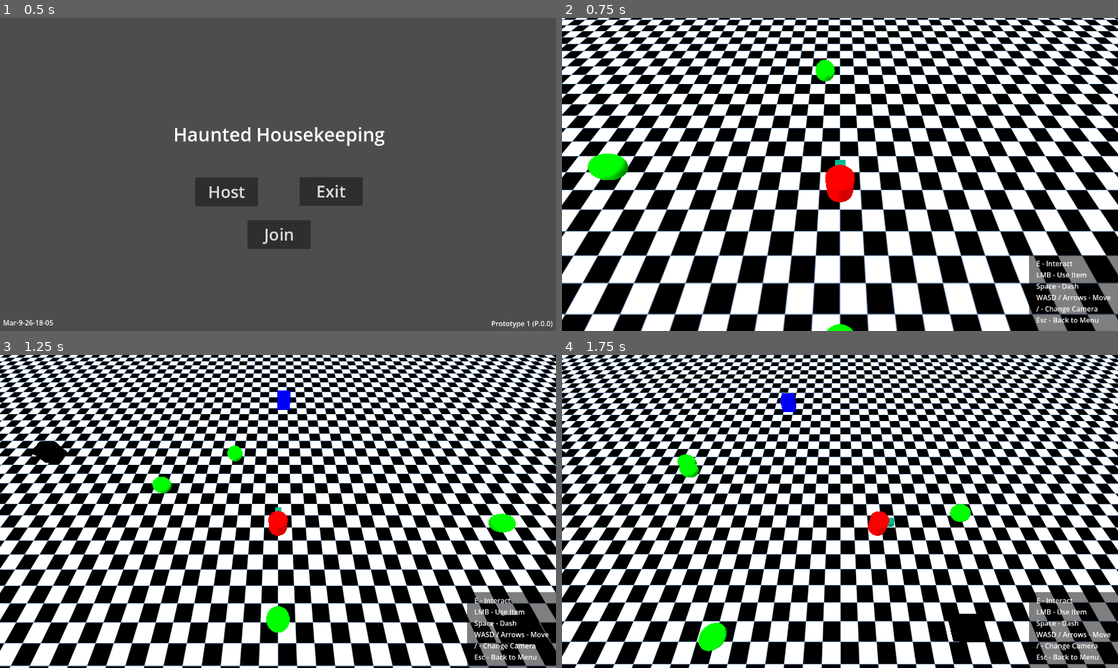
Above: before the commit, frames 1-4 (two rows, left to right).
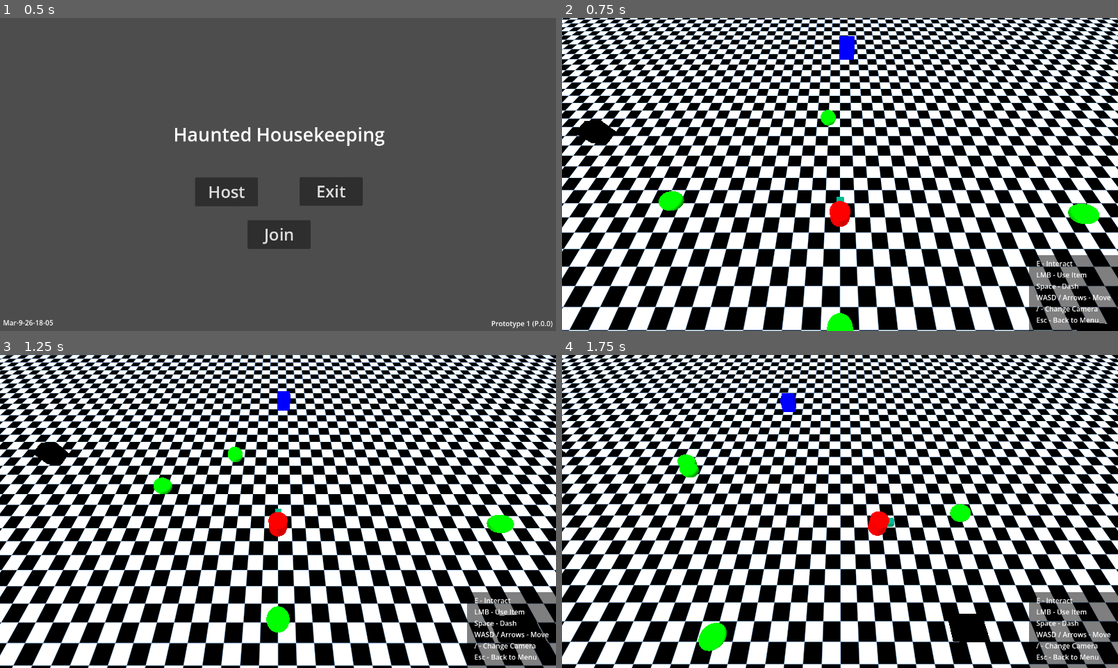
Above: after the commit, the same moments.

Repository: 0rbios/Haunted-Housekeeping
Game: Godot game, scene res://Maps/Main Menu/main_menu.tscn
Two runs of this game, one before a commit and one after it. Both use one fixed random seed, a clock stepped at 60 frames per second and the inputs below.
Inputs (mouse positions are in pixels of both pictures, inside the frame that each line leads up to):
- Up to frame 1 (0.5 s): no input
- Up to frame 2 (0.75 s): click "Host" at 0.5 s
- Up to frame 3 (1.25 s): no input
- Up to frame 4 (1.75 s): move the mouse to (962, 495) at 1.27 s; hold D (Right) from 1.28 s (still down); tap Space (Dash) at 1.35 s

Frame 1 is identical in both runs. In frame 2, 62% of the frame differs, in the area x 0-100%, y 0-100%; in frame 3, 30%; in frame 4, 0.2%.

Commit message:
Client Can Connect - Client And Server Both Update Player Position / Rotation - Client Camera Broken

Diff:
--- a/Multiplayer/multiplayer_handler.gd
+++ b/Multiplayer/multiplayer_handler.gd
@@ -3,14 +3,10 @@
 const PORT = 6666
 const IPADDRESS = "localhost"
 
-const PLAYER = preload("res://Objects/Player/player.tscn")
-const CAM = preload("res://Objects/Camera/camera.tscn")
-
 func _ready():
 	if MultiplayerSettings.clientType == "host":
 		create_server()
-		spawn_player(multiplayer.get_unique_id())
-	else:
+	elif MultiplayerSettings.clientType == "client":
 		create_client()
 
 func create_server():
@@ -22,13 +18,3 @@
 	var peer = ENetMultiplayerPeer.new()
 	peer.create_client(IPADDRESS, PORT)
 	multiplayer.multiplayer_peer = peer
-
-func spawn_player(playerID: int):
-	var player = PLAYER.instantiate()
-	player.name = str(playerID)
-	$"..".add_child.call_deferred(player)
-
-	var camera = CAM.instantiate()
-	camera.name = str(playerID) + "Cam"
-	camera.following = player
-	$"..".add_child.call_deferred(camera)
--- /dev/null
+++ b/Multiplayer/multiplayer_spawner.gd
@@ -0,0 +1,21 @@
+extends MultiplayerSpawner
+
+@export var networkPlayer: PackedScene
+@export var networkCamera: PackedScene
+
+func _ready():
+	multiplayer.peer_connected.connect(spawn_player)
+	spawn_player(multiplayer.get_unique_id())
+
+func spawn_player(id: int):
+	if !multiplayer.is_server(): return
+
+	var player = networkPlayer.instantiate()
+	player.name = str(id)
+	get_node(spawn_path).call_deferred("add_child", player)
+
+	var camera = networkCamera.instantiate()
+	camera.name = str(id) + "Camera"
+	camera.following = player
+	camera.position.y = 10
+	get_node(spawn_path).call_deferred("add_child", camera)
--- a/Objects/Camera/scripts/camera.gd
+++ b/Objects/Camera/scripts/camera.gd
@@ -8,6 +8,9 @@
 @onready var following
 
 # Functions --------------------
+
+func _enter_tree():
+	set_multiplayer_authority(following.name.to_int())
 
 func _physics_process(_delta):
 	if Input.is_action_just_pressed("SwitchCam"):
--- a/Objects/Player/Scripts/player_movement.gd
+++ b/Objects/Player/Scripts/player_movement.gd
@@ -16,7 +16,12 @@
 
 # Functions --------------------
 
+func _enter_tree():
+	set_multiplayer_authority(name.to_int())
+
 func _physics_process(_delta):
+	if !is_multiplayer_authority(): return
+
 	if carryingNode != null:
 		if Input.is_action_pressed("Use"):
 			carryingNode.position.z = -1
--- a/Objects/Player/player.tscn
+++ b/Objects/Player/player.tscn
@@ -16,10 +16,17 @@
 [sub_resource type="BoxMesh" id="BoxMesh_156m4"]
 size = Vector3(0.36, 0.745, 0.31)
 
+[sub_resource type="SceneReplicationConfig" id="SceneReplicationConfig_156m4"]
+properties/0/path = NodePath(".:rotation")
+properties/0/spawn = true
+properties/0/replication_mode = 1
+properties/1/path = NodePath(".:position")
+properties/1/spawn = true
+properties/1/replication_mode = 1
+
 [node name="Player" type="RigidBody3D" unique_id=895042765 groups=["player"]]
-axis_lock_angular_x = true
-axis_lock_angular_z = true
 gravity_scale = 0.0
+lock_rotation = true
 linear_damp_mode = 1
 linear_damp = 12.921
 script = ExtResource("1_4flbx")
@@ -40,4 +47,7 @@
 [node name="Dash Timer" type="Timer" parent="." unique_id=29579098]
 wait_time = 0.2
 
+[node name="MultiplayerSynchronizer" type="MultiplayerSynchronizer" parent="." unique_id=1334092816]
+replication_config = SubResource("SceneReplicationConfig_156m4")
+
 [connection signal="timeout" from="Dash Timer" to="." method="_dash_complete"]
--- a/Temp/debug.tscn
+++ b/Temp/debug.tscn
@@ -5,7 +5,10 @@
 [ext_resource type="PackedScene" uid="uid://bu1xuria60y5g" path="res://Objects/Ghost/ghost.tscn" id="4_whauu"]
 [ext_resource type="PackedScene" uid="uid://dpcfbku5h8bpa" path="res://Objects/Dirt/dirt.tscn" id="5_ttnt2"]
 [ext_resource type="Script" uid="uid://dcvauu71i073y" path="res://Multiplayer/multiplayer_handler.gd" id="6_jby4n"]
+[ext_resource type="Script" uid="uid://df43orxqup27e" path="res://Multiplayer/multiplayer_spawner.gd" id="7_4gr4l"]
 [ext_resource type="PackedScene" uid="uid://7weh2gc0dfrp" path="res://Maps/HUD/hud.tscn" id="7_aieuy"]
+[ext_resource type="PackedScene" uid="uid://bydgq1bvyaibu" path="res://Objects/Player/player.tscn" id="8_rp06g"]
+[ext_resource type="PackedScene" uid="uid://cl876uiox5x3f" path="res://Objects/Camera/camera.tscn" id="9_rp06g"]
 
 [sub_resource type="ProceduralSkyMaterial" id="ProceduralSkyMaterial_lvjdj"]
 sky_horizon_color = Color(0.66224277, 0.6717428, 0.6867428, 1)
@@ -78,3 +81,10 @@
 
 [node name="Multiplayer Handler" type="Node" parent="." unique_id=1774263206]
 script = ExtResource("6_jby4n")
+
+[node name="MultiplayerSpawner" type="MultiplayerSpawner" parent="." unique_id=259843879]
+_spawnable_scenes = PackedStringArray("uid://bydgq1bvyaibu")
+spawn_path = NodePath("..")
+script = ExtResource("7_4gr4l")
+networkPlayer = ExtResource("8_rp06g")
+networkCamera = ExtResource("9_rp06g")
Not shown, added: Multiplayer/multiplayer_spawner.gd.uid
